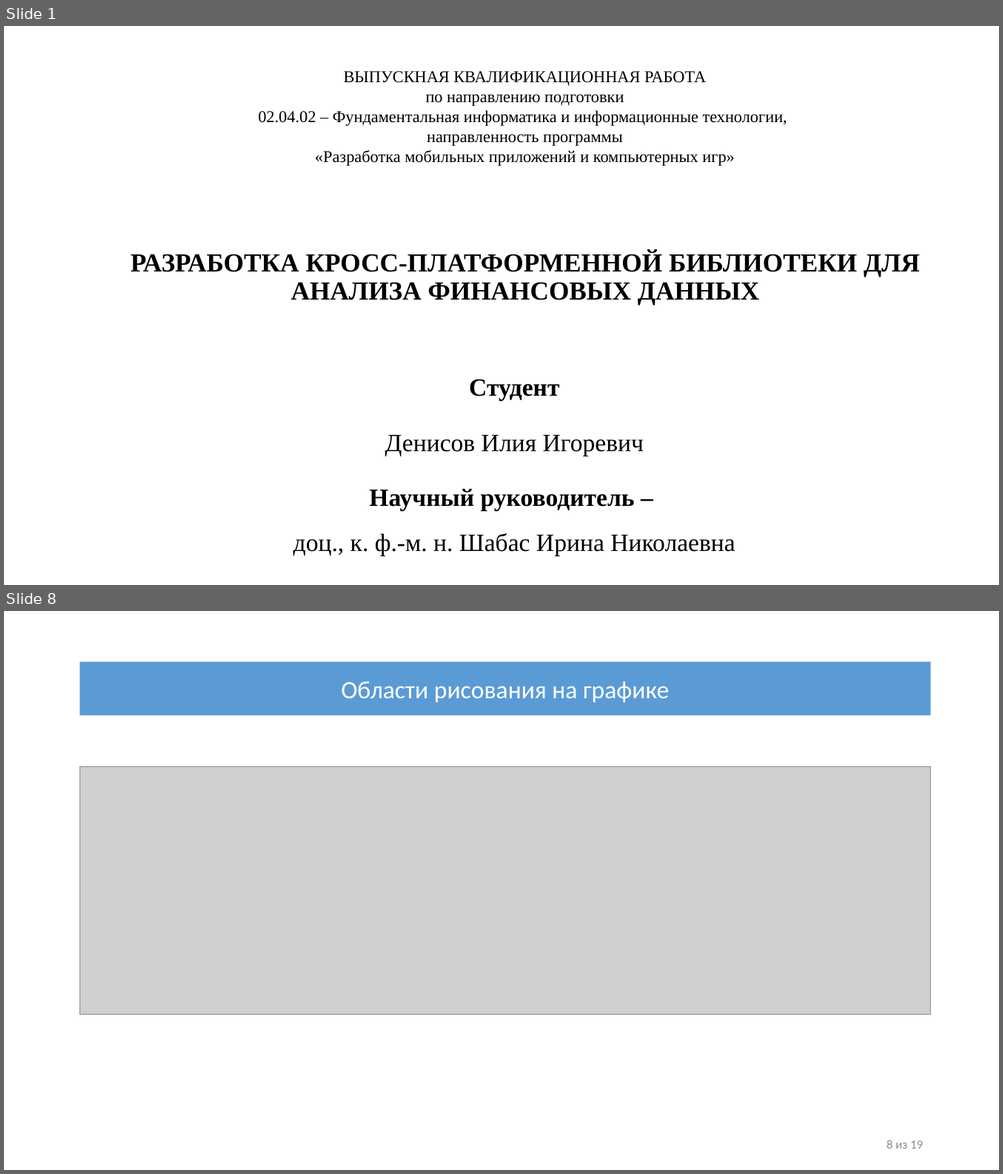
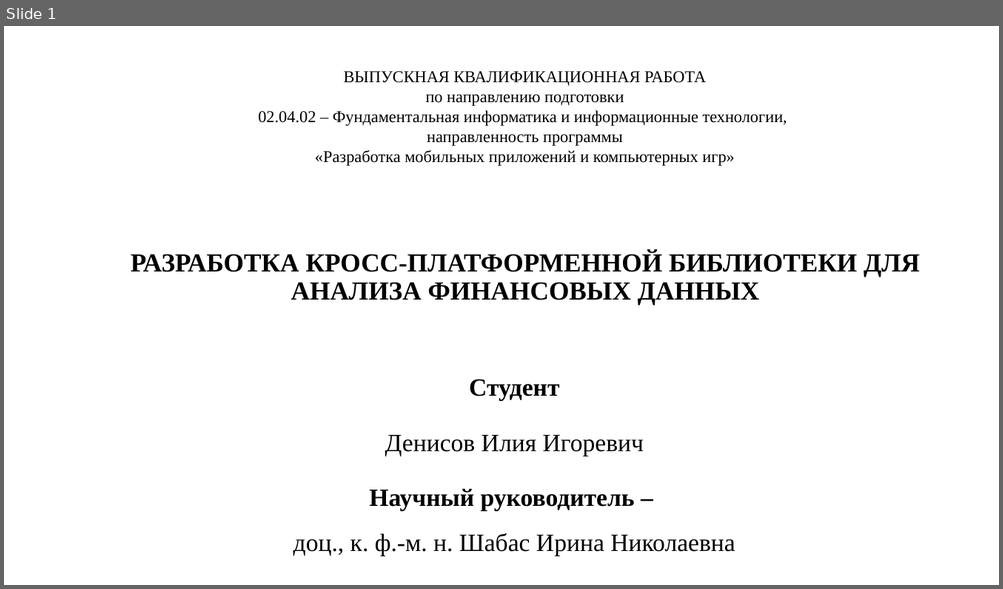
Before and after one commit to IliiaDenisov/masters-thesis, a slide deck: src/Презентация диплома.pptx. Shown one above the other, each under a label of ours: slides 1 and 8 before the commit, slide 1 after it; the slides between them are not shown. The pictures are 1003x1174 and 1003x589 pixels, drawn with LibreOffice and Linux fonts; fonts in the diff are those of the drawing; grey boxes stand for pictures. Boxes give left, top, right and bottom in pixels: in the first picture for what was removed or moved away, otherwise in the second. Text is boxed around its words. In the diff, an @@ line names an element or a change of style, - is before the commit and + after.

```diff
--- a/src/Презентация диплома.pptx
+++ b/src/Презентация диплома.pptx
@@ slide 8 removed at bbox=[4, 611, 999, 1170], background #FFFFFF @@
@@ rectangle removed at bbox=[79, 662, 930, 715] @@
-Области рисования на графике
@@ picture removed at bbox=[79, 767, 930, 1014] @@
@@ text removed at bbox=[886, 1140, 922, 1149] @@
-8 из 19
```
Also in this commit, not shown: 13 slides changed, 4 other slides removed.
